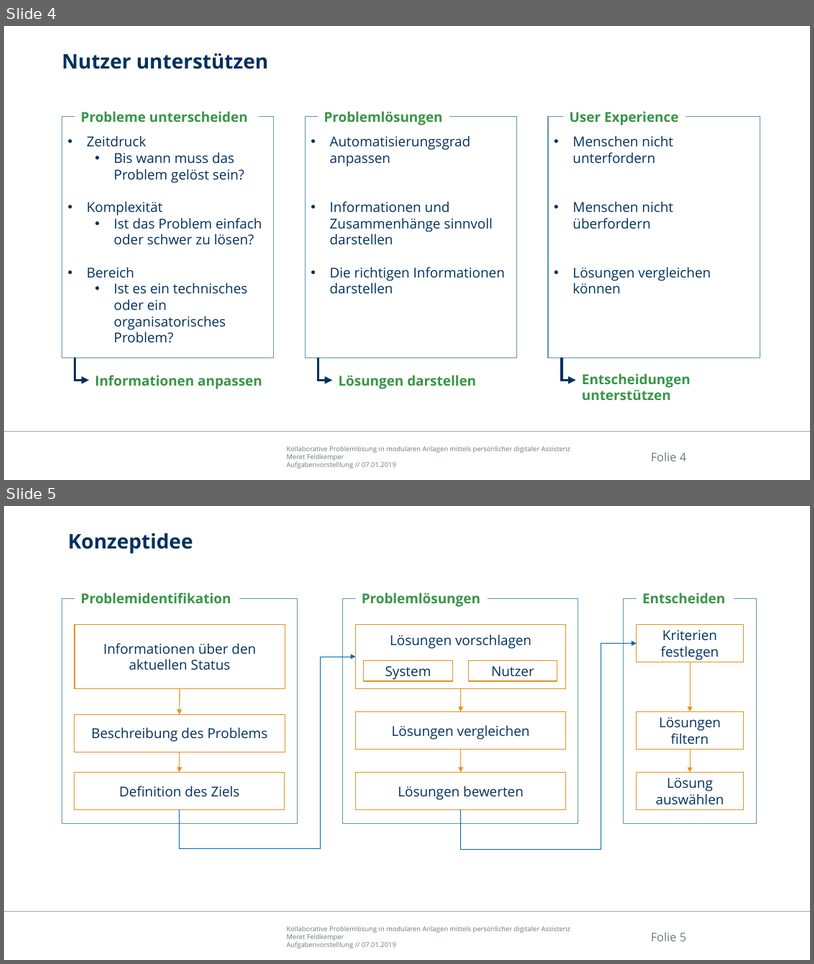
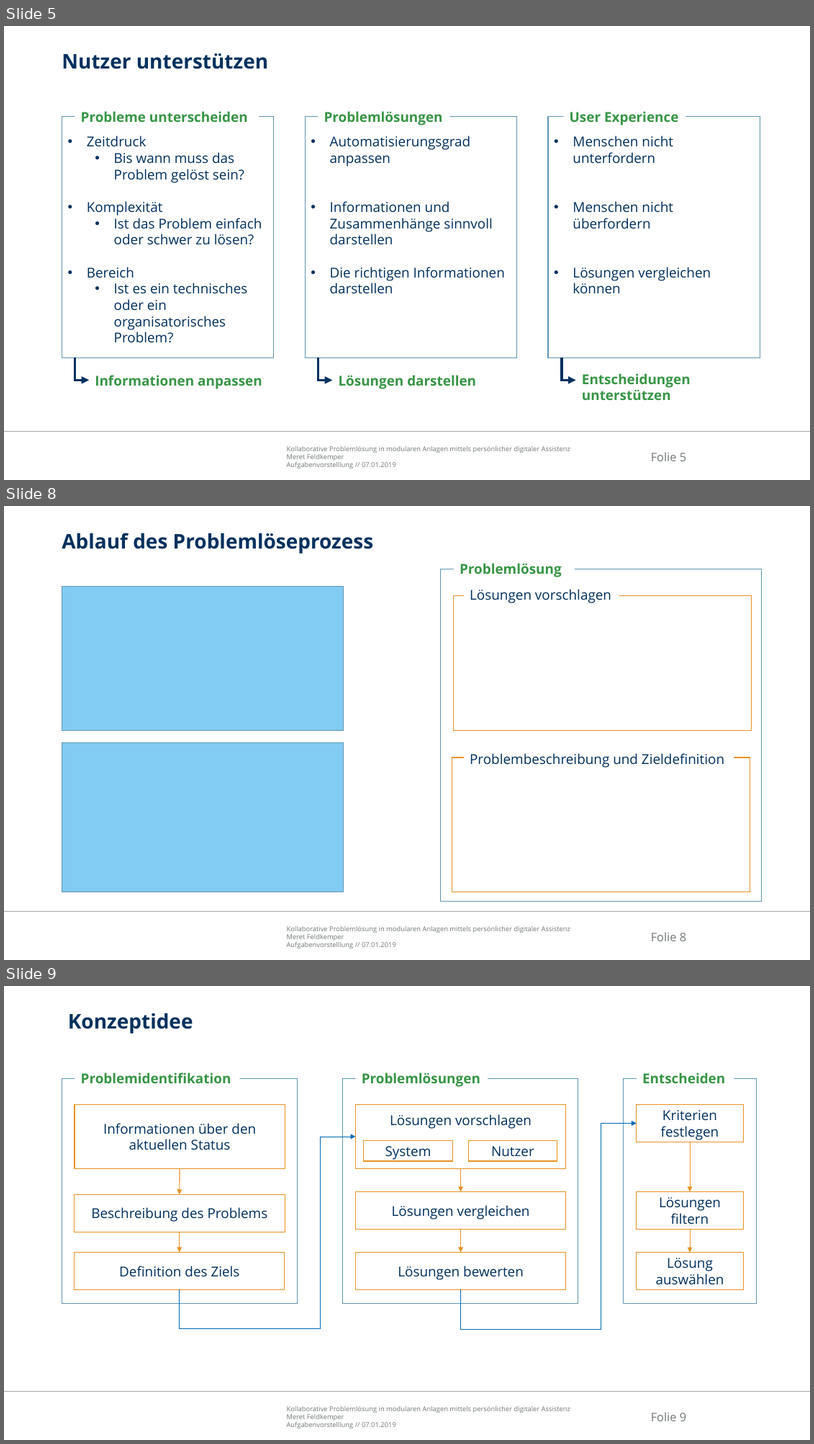
Before and after one commit to Ral3007/Diplomarbeit, a slide deck: Dokumente/Präsentationen/2019-02-18_DA_Feldkemper_Zwischenpräsentation.pptx. Shown one above the other, each under a label of ours: slides 4 and 5 before the commit, slides 5, 8 and 9 after it; the slides between them are not shown. The pictures are 814x964 and 814x1444 pixels, drawn with LibreOffice and Linux fonts; fonts in the diff are those of the drawing; background and template pictures are left out. Boxes give left, top, right and bottom in pixels: in the first picture for what was removed or moved away, otherwise in the second. Text is boxed around its words. In the diff, an @@ line names an element or a change of style, - is before the commit and + after.

```diff
--- a/Dokumente/Präsentationen/2019-02-18_DA_Feldkemper_Zwischenpräsentation.pptx
+++ b/Dokumente/Präsentationen/2019-02-18_DA_Feldkemper_Zwischenpräsentation.pptx
@@ slide 8 added at (4, 506, 810, 960), background #FFFFFF; not listed: 3 template elements that a slide beside it also shows @@
@@ title added at (62, 533, 374, 554), 24 pt, text #00305E, bold @@
+Ablauf des Problemlöseprozess
@@ rectangle added at (441, 569, 761, 901), fill #FFFFFF, outline #6096B3 1 pt @@
@@ text added at (460, 563, 562, 577), 16.2 pt, text #379545, bold @@
+Problemlösung
@@ rectangle added at (62, 587, 344, 731), fill #82CBF2, outline #6096B3 1 pt @@
@@ text added at (470, 589, 612, 603), 16.2 pt, text #00305E @@
+Lösungen vorschlagen
@@ rectangle added at (454, 595, 751, 731), fill #FFFFFF, outline #E89124 1 pt @@
@@ rectangle added at (62, 743, 344, 892), fill #82CBF2, outline #6096B3 1 pt @@
@@ rectangle added at (453, 758, 750, 892), fill #FFFFFF, outline #E89124 1 pt @@
@@ text added at (470, 753, 725, 767), 16.2 pt, text #00305E @@
+Problembeschreibung und Zieldefinition
@@ what was slide 4 is now slide 5 @@
@@ page number at (651, 452, 687, 461): text changed @@
-Folie 4
+Folie 5
@@ what was slide 5 is now slide 9 @@
@@ page number at (651, 1412, 687, 1421): text changed @@
-Folie 5
+Folie 9
```
Also in this commit, not shown: 1 slide changed, 3 other slides added, 16 other files.
